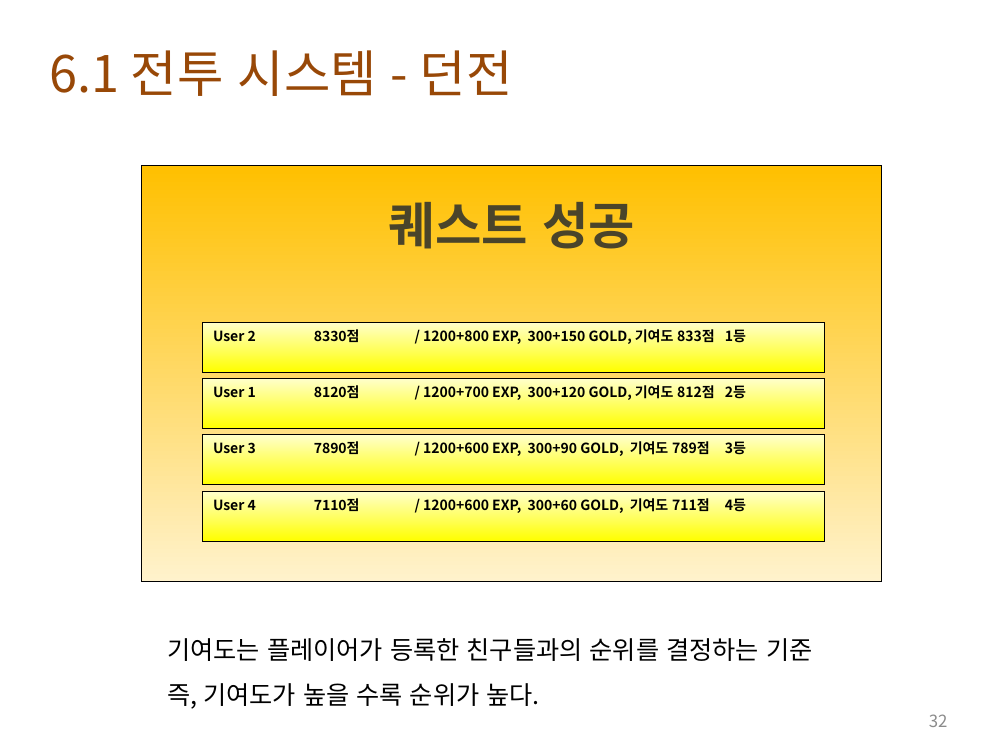
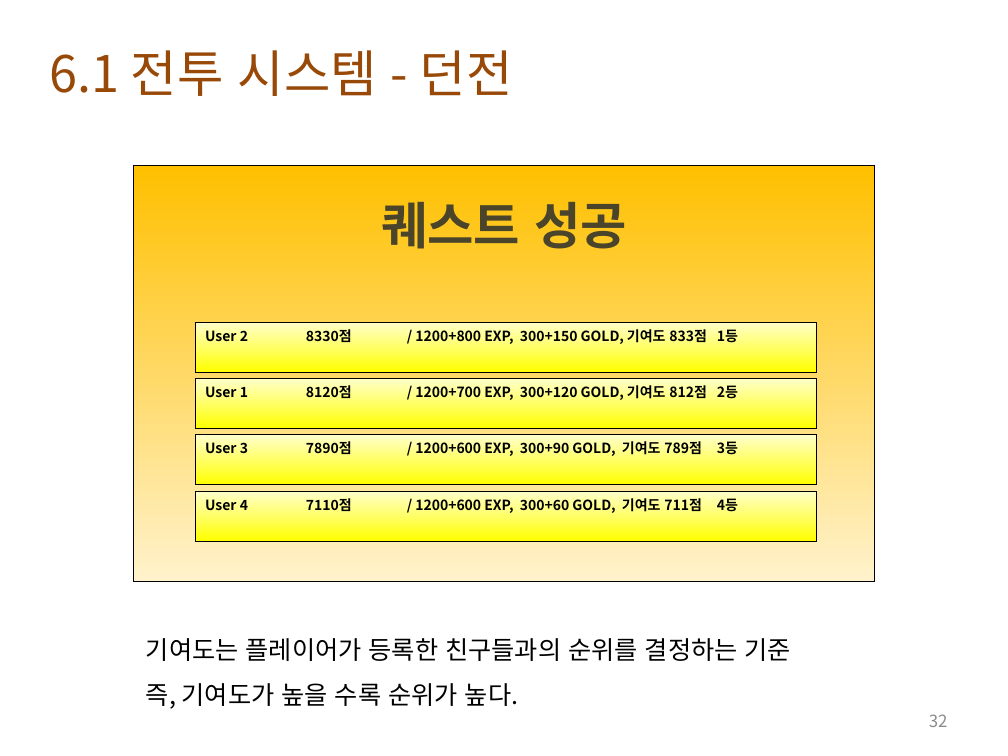
Before and after one commit to lge920904/planning_contest, a slide deck: slide 32 of tortuga bay 2.pptx. Drawn at 1008x756 pixels with LibreOffice and Linux fonts; fonts in the diff are those of the drawing; background and template pictures are left out. Boxes give left, top, right and bottom in pixels: in the first picture for what was removed or moved away, otherwise in the second. Text is boxed around its words. In the diff, an @@ line names an element or a change of style, - is before the commit and + after.

```diff
--- a/tortuga bay 2.pptx
+++ b/tortuga bay 2.pptx
@@ rectangle "퀘스트 성공": place and size @@
-rectangle "퀘스트 성공" at (142, 165, 882, 582)
+rectangle "퀘스트 성공" at (134, 165, 874, 582)
@@ 4 rectangles: place and size @@
-4 rectangles at (203, 323, 825, 541)
+4 rectangles at (196, 323, 817, 541)
@@ text "기여도는 플레이어가 등록한 친구들과의 순위를 ...": place and size @@
-text "기여도는 플레이어가 등록한 친구들과의 순위를 ..." at (167, 638, 812, 709)
+text "기여도는 플레이어가 등록한 친구들과의 순위를 ..." at (146, 638, 791, 709)
```
Also in this commit, not shown: 11 other slides changed, 1 slide added, 6 other files.
